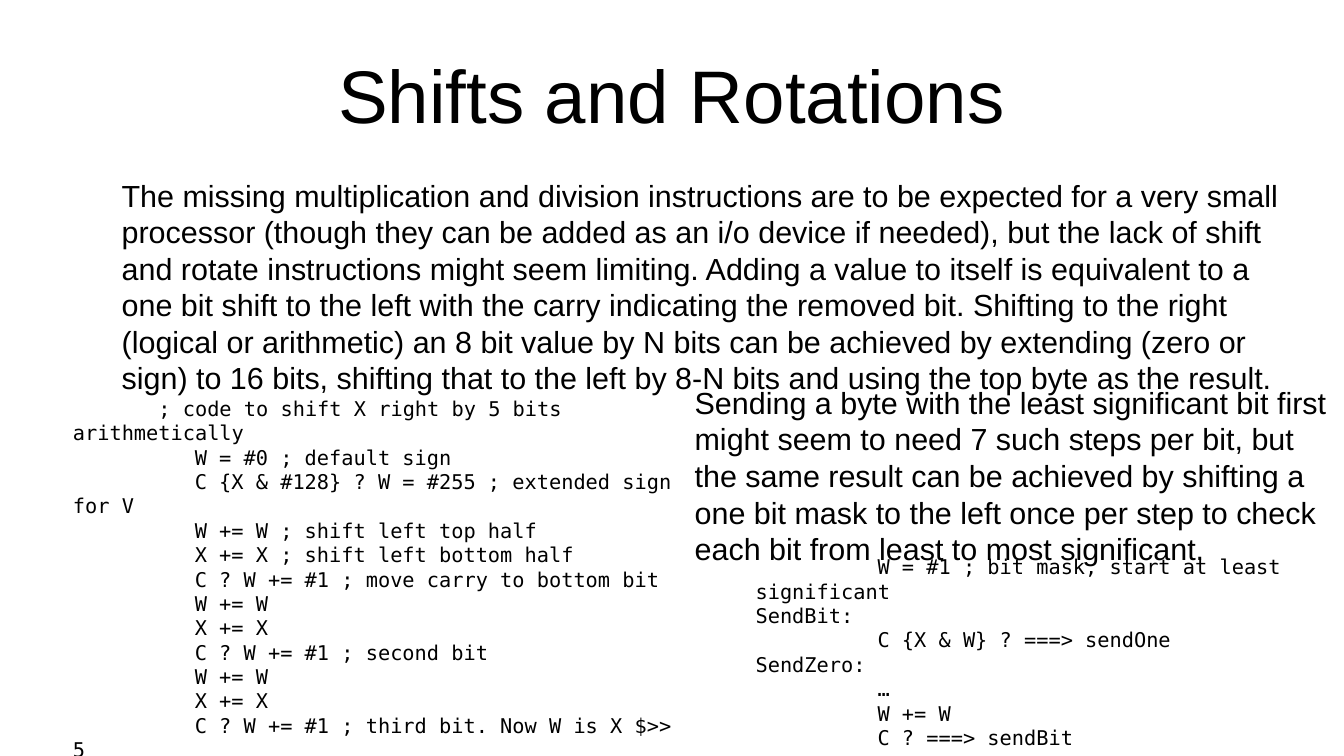
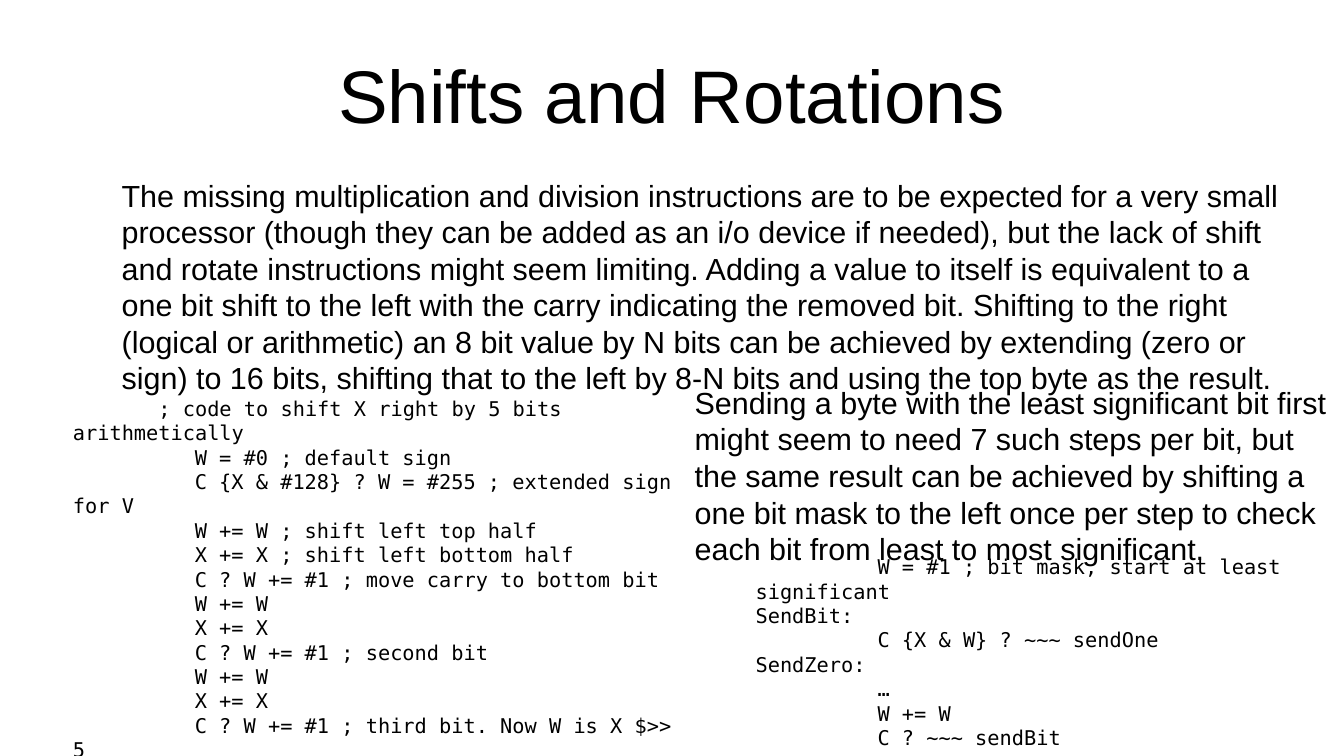
Before and after one commit to jeceljr/baby8, a slide deck: slide 12 of doc/baby8.odp. Drawn at 1344x756 pixels with LibreOffice and Linux fonts; fonts in the diff are those of the drawing. Boxes give left, top, right and bottom in pixels: in the first picture for what was removed or moved away, otherwise in the second. Text is boxed around its words. In the diff, an @@ line names an element or a change of style, - is before the commit and + after.

```diff
--- a/doc/baby8.odp
+++ b/doc/baby8.odp
@@ text at [878, 631, 1159, 651]: text changed @@
-C {X & W} ? ===> sendOne
+C {X & W} ? ~~~ sendOne
@@ text at [878, 729, 1061, 746]: text changed @@
-C ? ===> sendBit
+C ? ~~~ sendBit
```
Also in this commit, not shown: 4 other slides changed, 2 other files.
